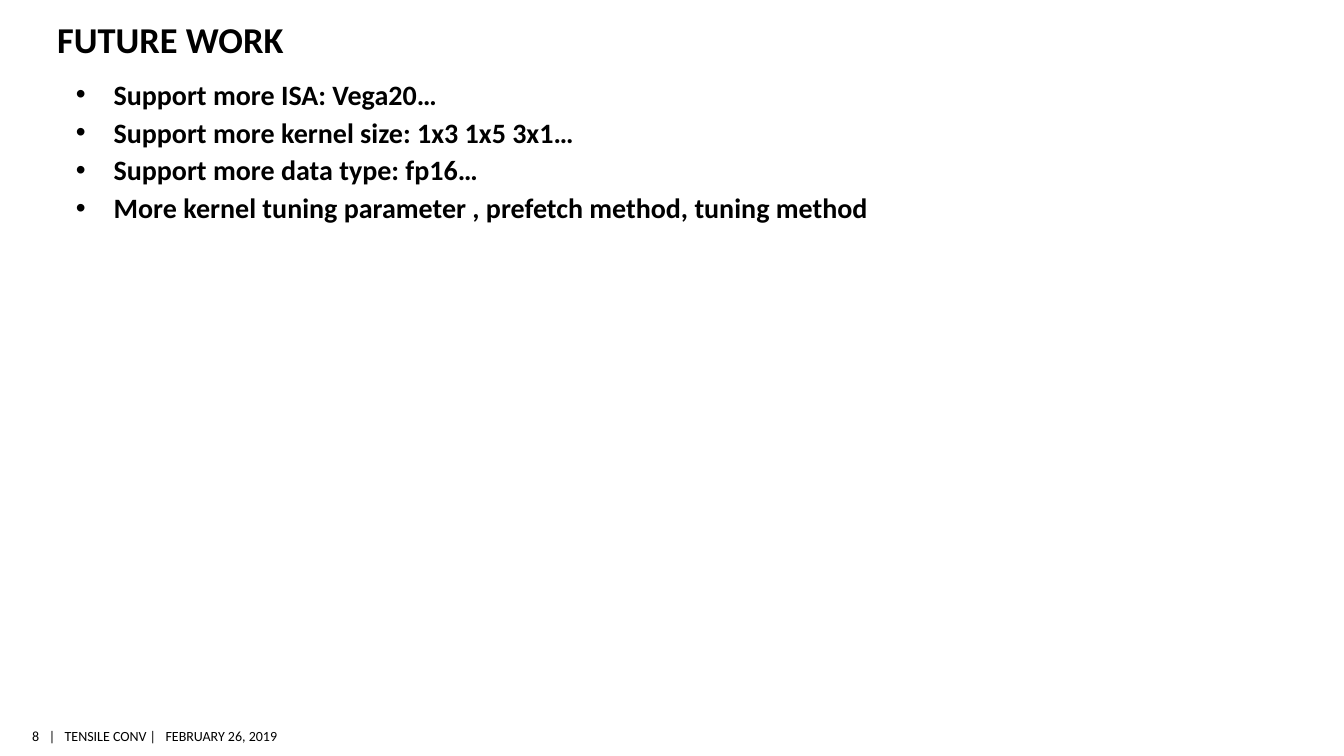
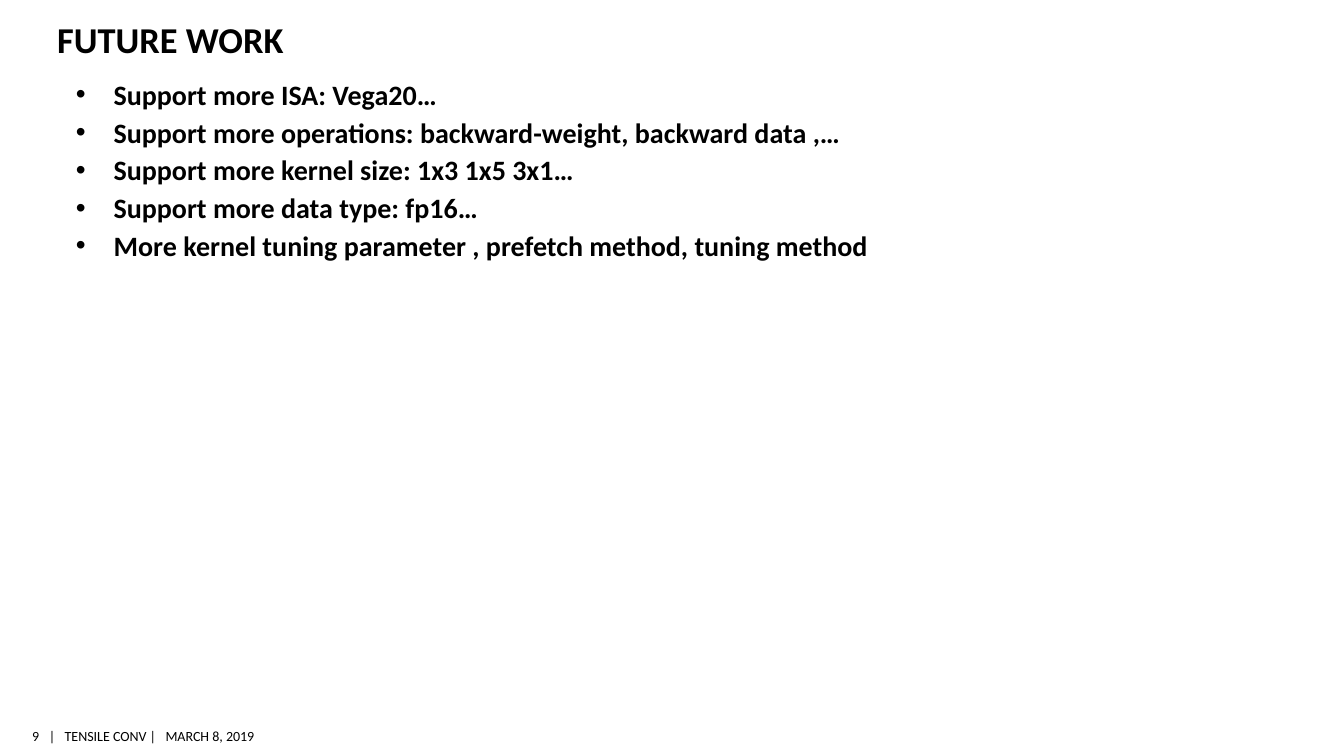
Before and after one commit to feifei14119/TensileConv, a slide deck: slide 9 of doc/TensileConv 2019-02.PPTX (slide 8 before the commit). Drawn at 1344x756 pixels with LibreOffice and Linux fonts; fonts in the diff are those of the drawing; background and template pictures are left out. Boxes give left, top, right and bottom in pixels: in the first picture for what was removed or moved away, otherwise in the second. Text is boxed around its words. In the diff, an @@ line names an element or a change of style, - is before the commit and + after.

```diff
--- a/doc/TensileConv 2019-02.PPTX
+++ b/doc/TensileConv 2019-02.PPTX
@@ text at [114,123,806,148]: paragraph added @@
+  • Support more operations: backward-weight, backward data ,…
@@ page number at [32,732,39,741]: text changed @@
-8
+9
@@ text at [65,731,254,743]: text changed @@
-| TENSILE CONV | FEBRUARY 26, 2019
+| TENSILE CONV | MARCH 8, 2019
```
Also in this commit, not shown: 7 other slides changed, 1 slide added, 15 other files.
